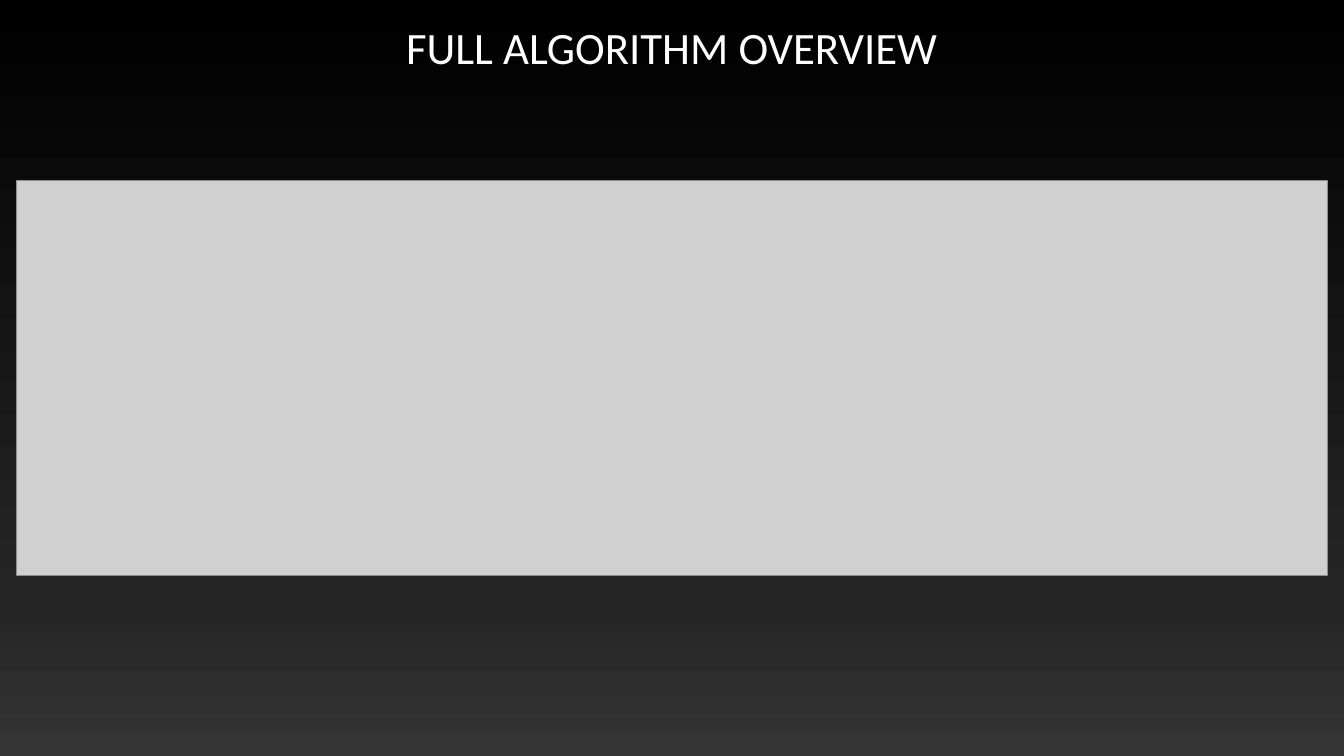
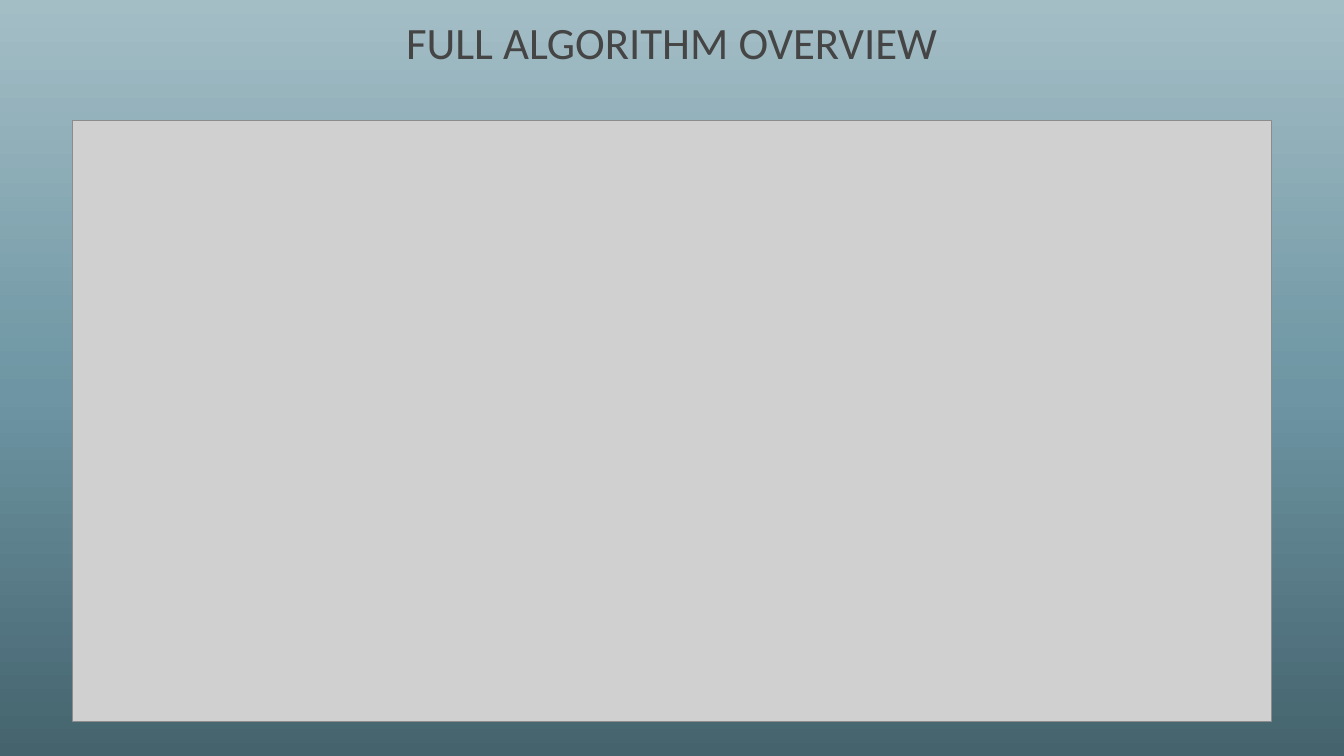
Before and after one commit to Maximus32/Reconfig-Canny, a slide deck: slide 4 of Deliverables/Canny edge detection – fpga speedup.pptx. Drawn at 1344x756 pixels with LibreOffice and Linux fonts; fonts in the diff are those of the drawing; grey boxes stand for pictures. Boxes give left, top, right and bottom in pixels: in the first picture for what was removed or moved away, otherwise in the second. Text is boxed around its words. In the diff, an @@ line names an element or a change of style, - is before the commit and + after.

```diff
--- a/Deliverables/Canny edge detection – fpga speedup.pptx
+++ b/Deliverables/Canny edge detection – fpga speedup.pptx
@@ background gradient #000000 to #262626 to #343434 to gradient #44636D to #6D95A3 to #A4BEC6 @@
@@ title "FULL ALGORITHM OVERVIEW" at (406,30,938,59): text colour #FFFFFF to #454545 @@
@@ picture: place and size @@
-picture at (16,180,1327,575)
+picture at (73,120,1271,721)
```
Also in this commit, not shown: 5 other slides changed, 5 slides added, 6 slides removed.
